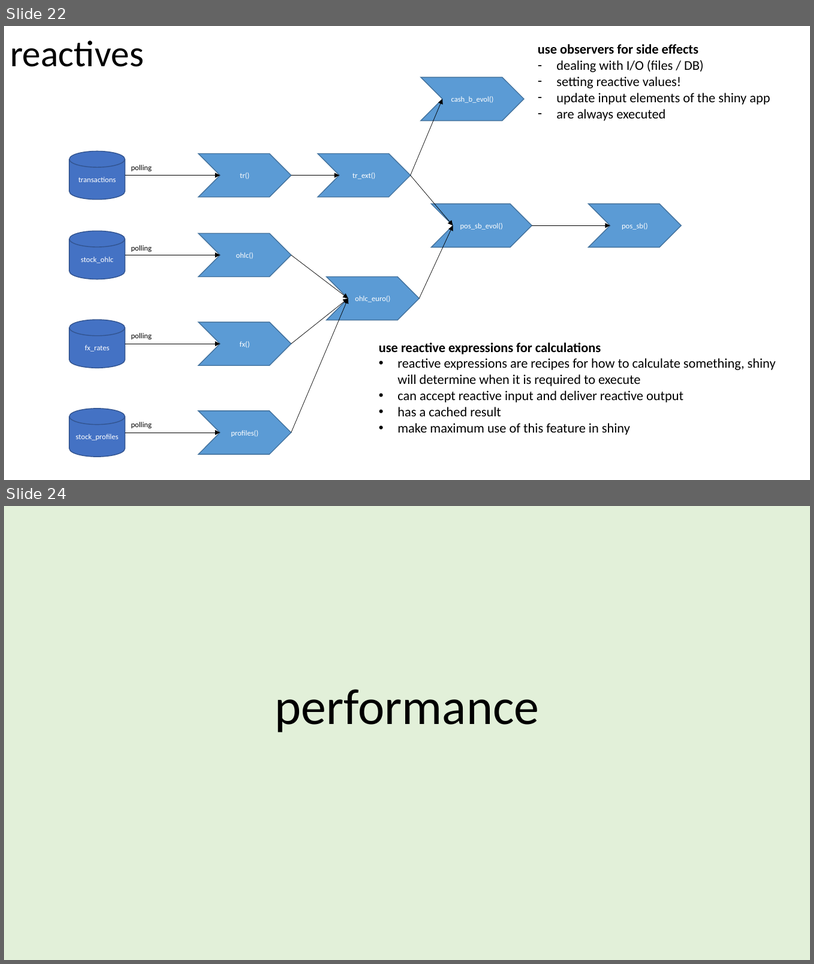
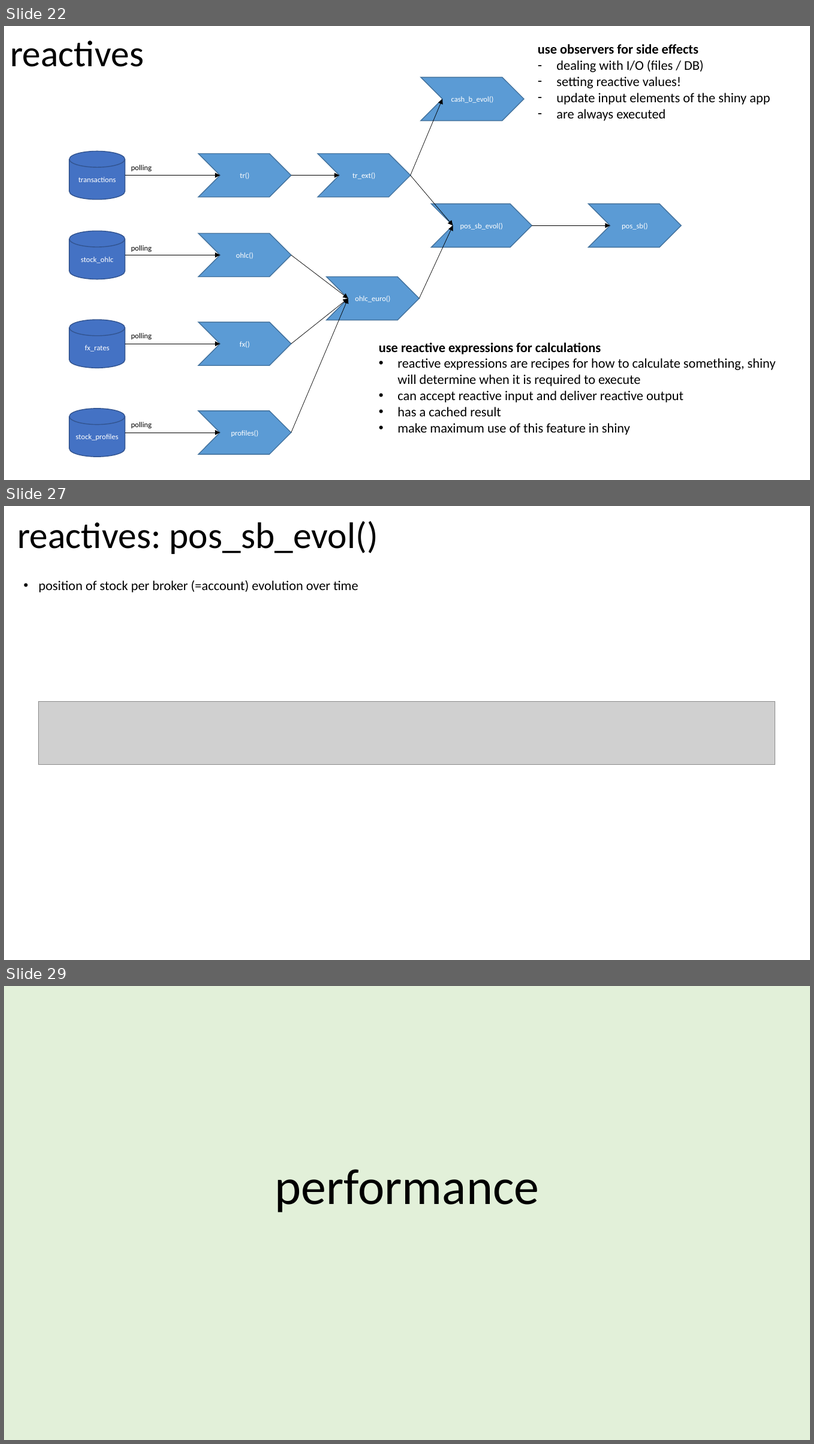
Before and after one commit to jorritvm/stocks_dashboard, a slide deck: doc/stock_dashboard_documentation.pptx. Shown one above the other, each under a label of ours: slides 22 and 24 before the commit, slides 22, 27 and 29 after it; the slides between them are not shown. The pictures are 814x964 and 814x1444 pixels, drawn with LibreOffice and Linux fonts; fonts in the diff are those of the drawing; grey boxes stand for pictures. Boxes give left, top, right and bottom in pixels: in the first picture for what was removed or moved away, otherwise in the second. Text is boxed around its words. In the diff, an @@ line names an element or a change of style, - is before the commit and + after.

```diff
--- a/doc/stock_dashboard_documentation.pptx
+++ b/doc/stock_dashboard_documentation.pptx
@@ slide 27 added at [4, 506, 810, 960], background #FFFFFF @@
@@ title added at [17, 521, 378, 554], 44 pt, text #000000 @@
+reactives: pos_sb_evol()
@@ text added at [39, 580, 358, 592], 16 pt, text #000000 @@
+• position of stock per broker (=account) evolution over time
@@ picture added at [38, 701, 776, 765] @@
@@ what was slide 24 is now slide 29 @@
```
Also in this commit, not shown: 3 slides changed, 4 other slides added.
